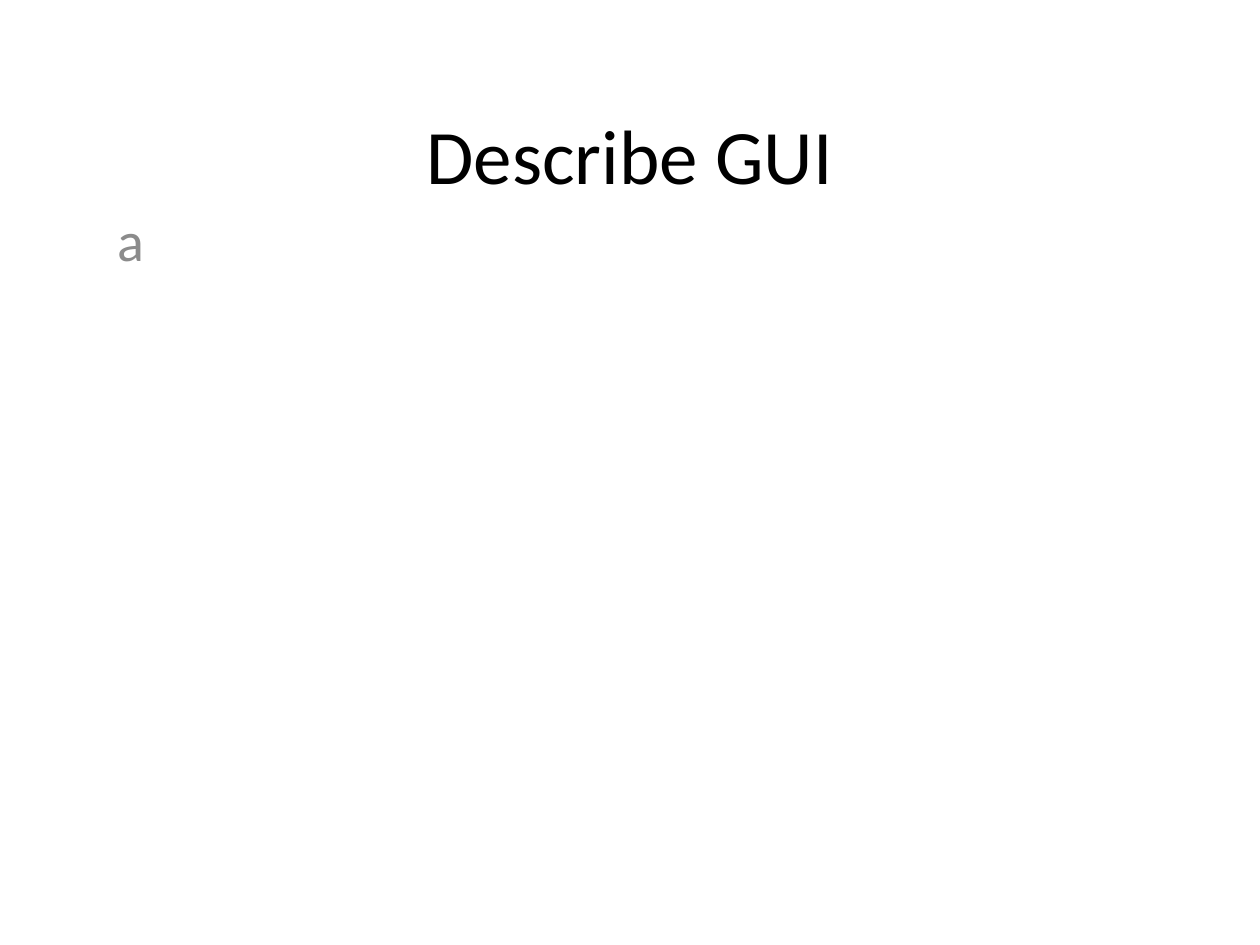
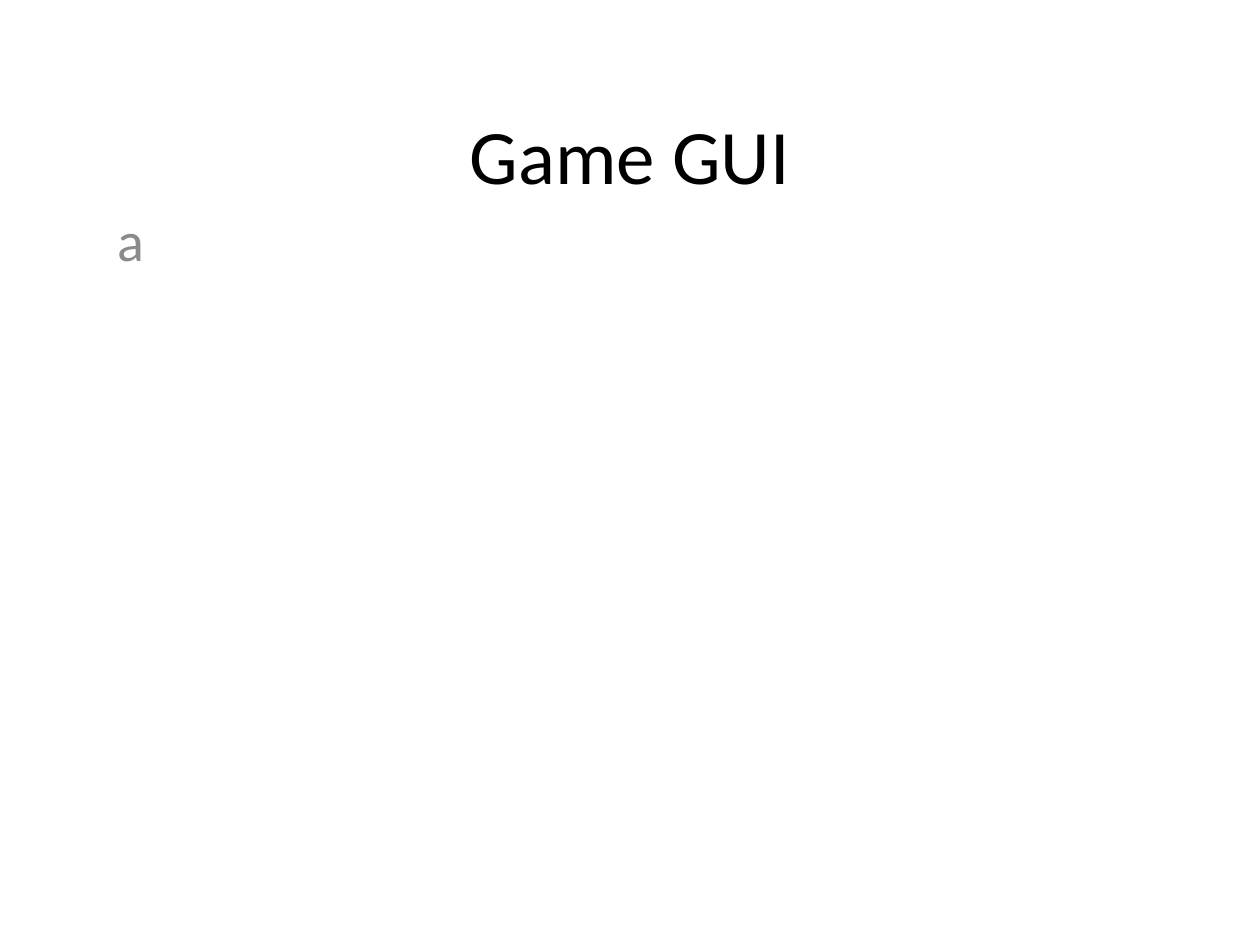
Before and after one commit to yangjiao2/271AIgame, a slide deck: slide 5 of Presentation.pptx (slide 7 before the commit). Drawn at 1260x945 pixels with LibreOffice and Linux fonts; fonts in the diff are those of the drawing. Boxes give left, top, right and bottom in pixels: in the first picture for what was removed or moved away, otherwise in the second. Text is boxed around its words. In the diff, an @@ line names an element or a change of style, - is before the commit and + after.

```diff
--- a/Presentation.pptx
+++ b/Presentation.pptx
@@ title at (470,134,789,185): text changed @@
-Describe GUI
+Game GUI
```
Also in this commit, not shown: 8 other slides changed.
